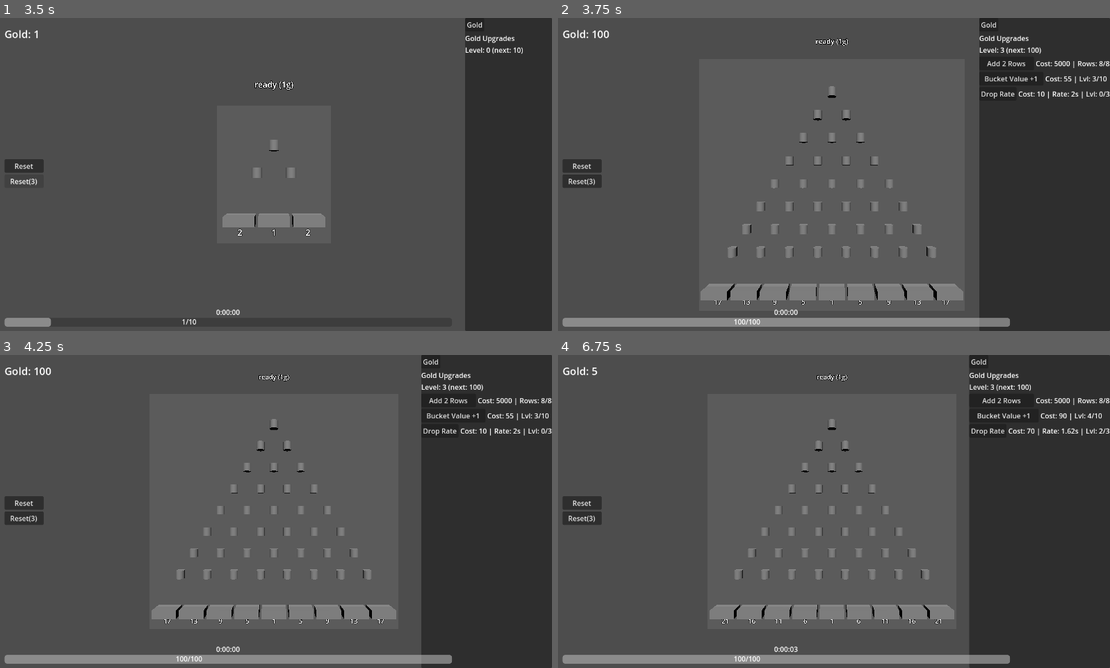
Above: before the commit, frames 1-4 (two rows, left to right).
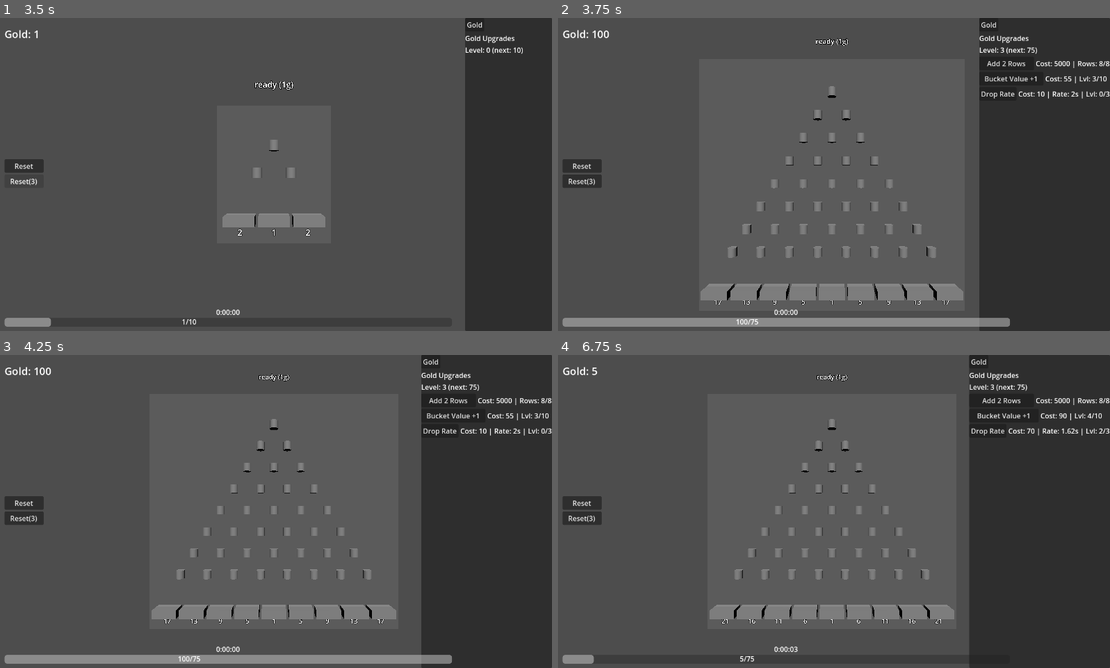
Above: after the commit, the same moments.

Repository: kjbrown-sandbox/pleenko
Game: Godot game, scene res://scenes/main.tscn
Same seed, same stepped clock (60 frames per second), same inputs: the game is played once before the commit and once after it.
Inputs:
- Up to frame 1 (3.5 s): click "Gold" at 0.5 s; click "Gold" at 1.25 s; click "Gold" at 2 s; click "Reset" at 2.75 s
- Up to frame 2 (3.75 s): click "Reset(3)" at 3.5 s
- Up to frame 3 (4.25 s): no input
- Up to frame 4 (6.75 s): click "Add 2 Rows" at 4.25 s; click "Bucket Value +1" at 5 s; click "Drop Rate" at 5.75 s; click "Drop Rate" at 6.5 s

Frame 1 is identical in both runs. In frame 2, less than 0.1% of the frame differs, in the area x 31-88%, y 9-98%; in frame 3, less than 0.1%; in frame 4, 2.2%, in the area x 6-86%, y 9-99%.

Commit message:
Add more levels

Diff:
--- a/scripts/main.gd
+++ b/scripts/main.gd
@@ -18,7 +18,7 @@
 
 # --- Leveling ---
 var player_level: int = 0
-const LEVEL_THRESHOLDS: Array[int] = [10, 20, 50, 100, 150, 250, 350, 500, 1000, 2000, 3000, 5000, 8000]
+const LEVEL_THRESHOLDS: Array[int] = [10, 20, 50, 75, 100, 150, 200, 300, 400, 500, 1000, 2000, 3000, 5000, 8000]
 
 # --- Row upgrade costs (delta formula: cost += delta, delta += 20) ---
 var regular_upgrade_cost: int = 5
@@ -34,7 +34,7 @@
 var drop_rate_cost: int = 10
 var drop_rate_delta: int = 20
 var drop_rate_level: int = 0
-var autodropper_cost: int = 50
+var autodropper_cost: int = 10
 
 # --- Gold upgrade caps (raised by orange) ---
 var gold_row_cap: int = 8
@@ -167,6 +167,7 @@
 func _process(delta: float) -> void:
 	elapsed_time += delta
 	ui.update_game_timer(elapsed_time)
+	_update_level_label()
 
 	# Update drop labels for all boards with cooldowns
 	for board: PlinkoBoard in board_drop_cooldowns:
@@ -295,15 +296,19 @@
 					_update_level_label()
 					gold_drain_timer.start()
 			else:
-				# Queue mode — space only adds to queue
+				# Queue mode
 				if gold_queue < gold_queue_max:
-					gold_queue += 1
 					coin_total -= 1
 					ui.update_coins(coin_total)
 					_update_level_label()
+					if gold_drain_timer.is_stopped():
+						# Timer ready — drop immediately
+						regular_board.drop_coin()
+						gold_drain_timer.start()
+					else:
+						# Timer running — add to queue for later
+						gold_queue += 1
 					_refresh_upgrade_header()
-					if gold_drain_timer.is_stopped():
-						gold_drain_timer.start()
 
 		PlinkoBoard.BoardType.ORANGE:
 			var timer: Timer = board_drop_cooldowns.get(selected_board)
@@ -356,7 +361,8 @@
 		regular_board.drop_coin()
 		gold_queue -= 1
 		_refresh_upgrade_header()
-	if gold_queue <= 0:
+	else:
+		# Queue empty — stop timer (enforces one cooldown cycle after last drop)
 		gold_drain_timer.stop()
 
 
@@ -859,11 +865,11 @@
 
 
 func _on_level_up(level: int) -> void:
-	if level == 6 or level == 7:
-		# Red Coin: drops separately with 10x value
+	if level >= 6 and level <= 9:
+		# Red Coin: drops separately with 5x value
 		regular_board.drop_coin(5)
 
-	if level == 8:
+	if level == 10:
 		regular_board.orange_buckets_enabled = true
 		regular_board._build_board()
 
